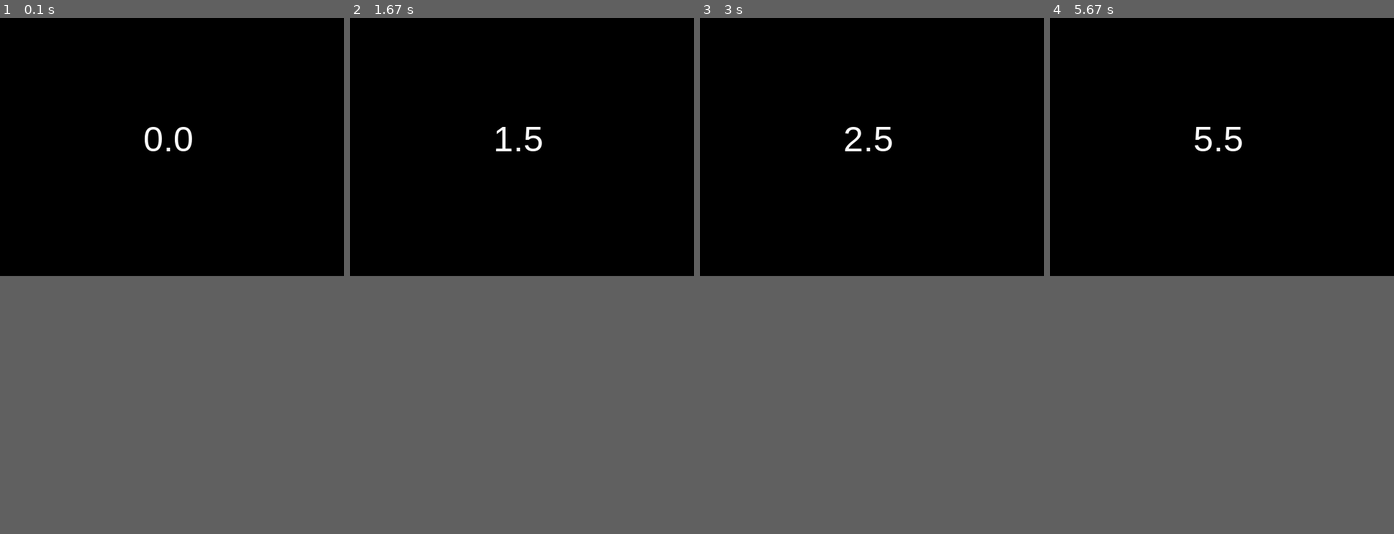
Above: before the commit, frames 1-4 (left to right).
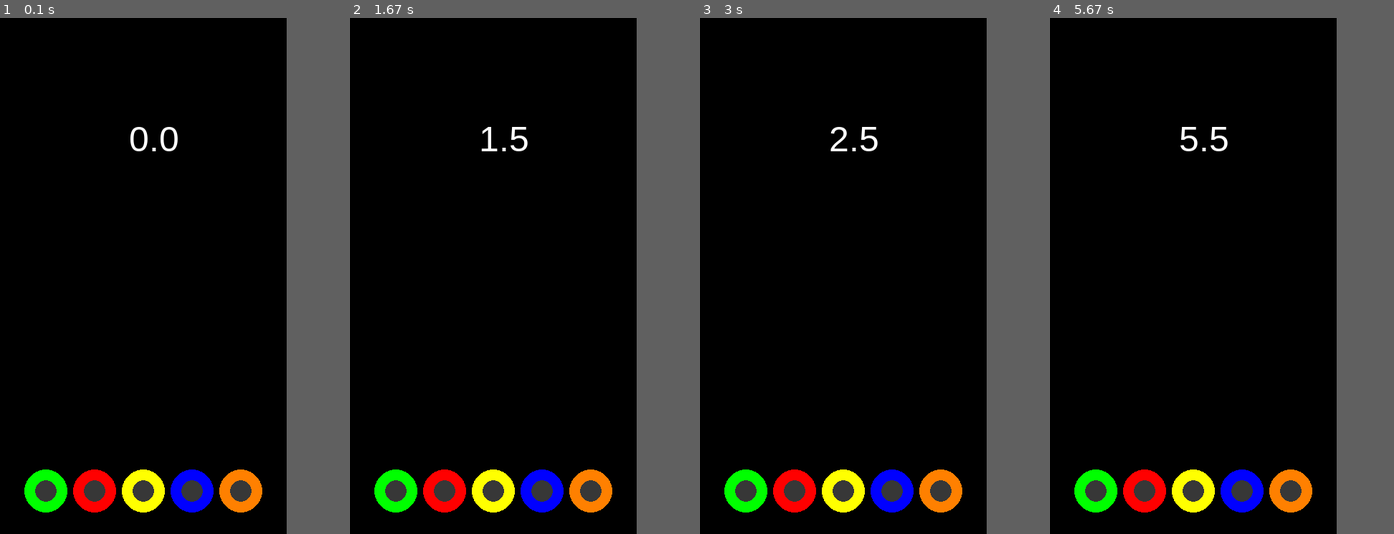
Above: after the commit, the same moments.

Repository: romulofff/gym-hero
Game: pygame game, started from src/tutorial.py
Same seed, same stepped clock (60 frames per second), same inputs: the game is played once before the commit and once after it.
Inputs:
- Up to frame 1 (0.1 s): no input
- Up to frame 2 (1.67 s): tap Space at 0.33 s
- Up to frame 3 (3 s): no input
- Up to frame 4 (5.67 s): no input
In our replay, the window is 480x360 before the commit and 400x720 after it. These sizes can differ from the game's own. Grey fills any space a smaller window leaves; there, only what the larger window draws over its background counts as a difference.

The runs differ from the first frame. In frame 1, 4.4% of the frame differs, in the area x 7-77%, y 21-96%; in frame 2, 4.4%; in frame 3, 4.4%; in frame 4, 4.5%.

Commit message:
Drawing notes target on tutorial

Diff:
--- a/src/tutorial.py
+++ b/src/tutorial.py
@@ -5,25 +5,51 @@
 from time import time
 
 import pygame
+from pygame import draw
 from numpy import arange
 
 # pygame.mixer.pre_init(frequency=22050, size=-16, channels=2, buffersize=512)
 pygame.init()
 clock = pygame.time.Clock()
 
-screen = pygame.display.set_mode((480, 360))
+screen = pygame.display.set_mode((400, 720))
 
 when_things_happen = [x for x in arange(0, 10, 0.5)]
-print(when_things_happen, len(when_things_happen))
+# print(when_things_happen, len(when_things_happen))
 start_time = time()
 
-interval = 1
+interval = 10.0
 def check_if_close(elapsed_time, times):
     for time in times:
-       if elapsed_time - interval <= time <= elapsed_time + interval:
-           print(elapsed_time, elapsed_time+interval, elapsed_time-interval, time)
+        if elapsed_time - interval <= time <= elapsed_time + interval:
+        # if time - interval <= elapsed_time <= time + interval:
+
+           print(elapsed_time, time+interval, time-interval, time)
            return True
+        print(elapsed_time, time+interval, time-interval, time)
+
     return False
+
+def draw_note_target():
+    """Draws the note target at the end of the track"""
+    target_y = 660
+    target_outer_radius = 30
+    target_inner_radius = 15
+
+    gray = (55, 55, 55)
+
+    # Outer (colored) Circle
+    draw.circle(screen, (0, 255, 0), (64, target_y), target_outer_radius)
+    draw.circle(screen, (255, 0, 0), (132, target_y), target_outer_radius)
+    draw.circle(screen, (255, 255, 0), (200, target_y), target_outer_radius)
+    draw.circle(screen, (0, 0, 255), (268, target_y), target_outer_radius)
+    draw.circle(screen, (255, 128, 0), (336, target_y), target_outer_radius)
+    # Inner Circle
+    draw.circle(screen, gray, (64, target_y), target_inner_radius)
+    draw.circle(screen, gray, (132, target_y), target_inner_radius)
+    draw.circle(screen, gray, (200, target_y), target_inner_radius)
+    draw.circle(screen, gray, (268, target_y), target_inner_radius)
+    draw.circle(screen, gray, (336, target_y), target_inner_radius)
 
 if __name__ == "__main__":
     running = True
@@ -34,13 +60,14 @@
         if len(when_things_happen) == 0: running = False
         elapsed_time = time() - start_time
         happening = [x for x in when_things_happen if x <= elapsed_time]
-        # print(happening)
+        print(happening)
 
         for e in pygame.event.get():
             if e.type==pygame.KEYDOWN and e.key == 27:
                 print("Bye!")
                 quit()
             if e.type==pygame.KEYDOWN and e.key == pygame.K_SPACE:
+            # if e.type==pygame.KEYDOWN:
                 if check_if_close(elapsed_time, happening):
                     print("SPACE BAR PRESSED RIGHT")
                     color = (255,0,0)
@@ -49,8 +76,8 @@
         for x in happening:
             screen.fill(0)
             text_surface = font.render(str(x), True, color)
-            screen.blit(text_surface, (200,140))
+            screen.blit(text_surface, (180,140))
             when_things_happen.remove(x)
-
+        draw_note_target()
         pygame.display.update()
-        clock.tick(60)
+        clock.tick(10)
